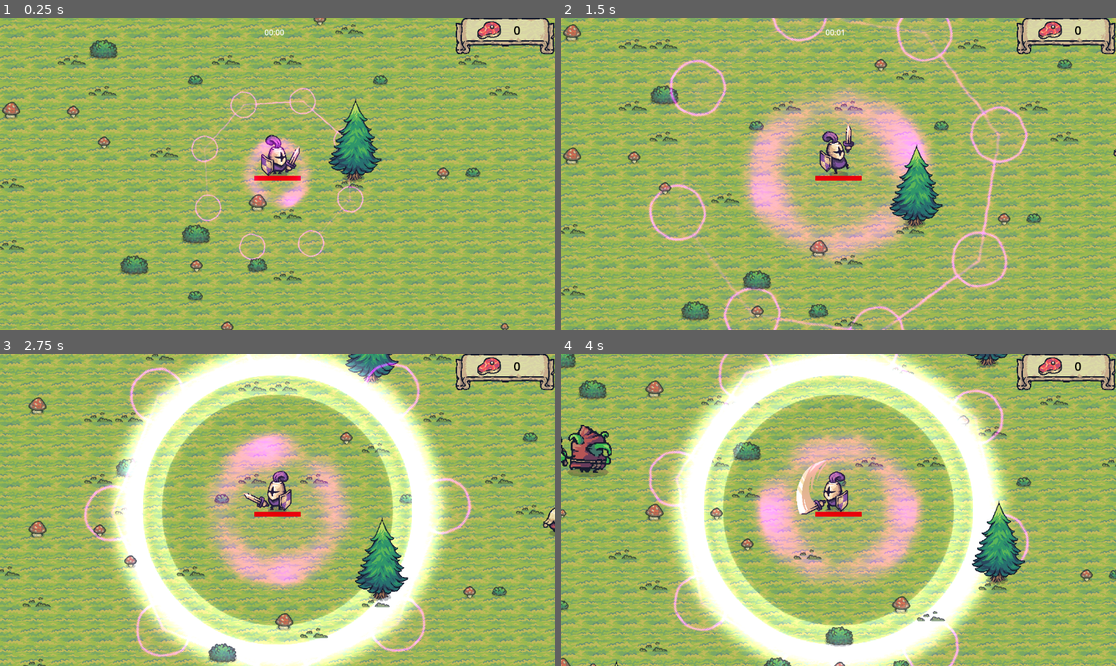
Above: before the commit, frames 1-4 (two rows, left to right).
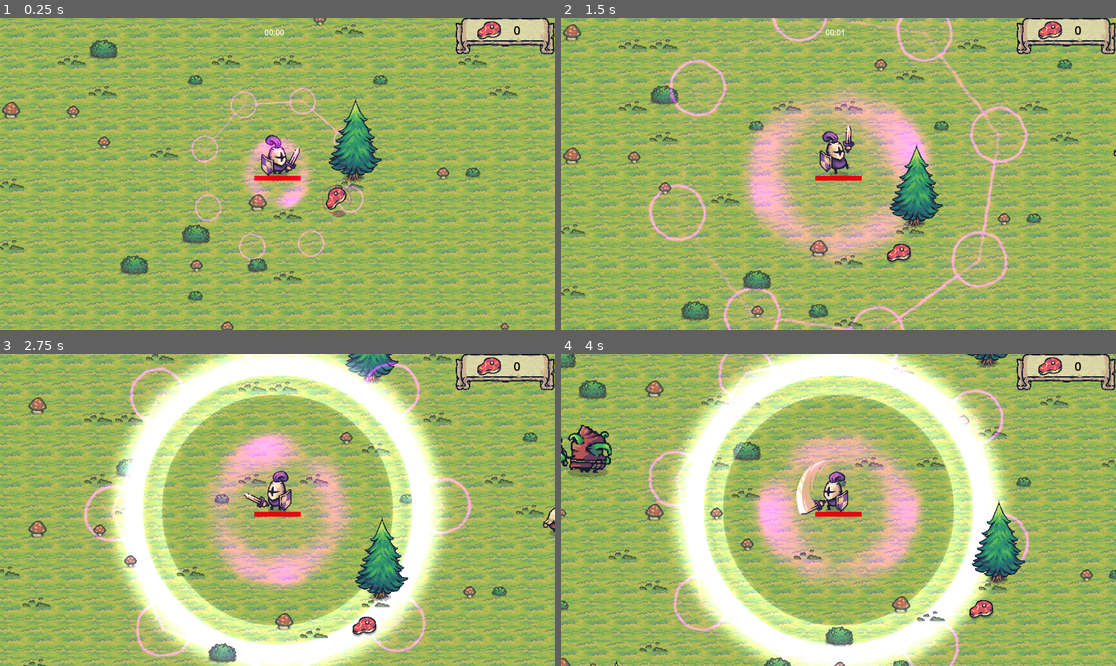
Above: after the commit, the same moments.

Repository: VBrunello/dio-trilha-godot
Game: Godot game, scene res://scenes/main.tscn
Two runs of this game, one before a commit and one after it. Both use one fixed random seed, a clock stepped at 60 frames per second and the inputs below.
Inputs:
- Up to frame 1 (0.25 s): no input
- Up to frame 2 (1.5 s): hold W (move_up) from 0.53 s (still down); tap Space (attack) at 0.6, 1.35 s
- Up to frame 3 (2.75 s): release W (move_up) at 2.03 s; hold A (move_left) from 2.03 s (still down); tap Space (attack) at 2.1 s
- Up to frame 4 (4 s): tap Space (attack) at 2.85, 3.6 s; release A (move_left) at 3.53 s; hold S (move_down) from 3.53 s (still down)

The runs differ from the first frame. In frame 1, 0.3% of the frame differs, in the area x 58-64%, y 53-64%; in frame 2, 0.2%; in frame 3, 0.2%; in frame 4, 0.2%.

Commit message:
Atualizado projeto Tiny Swords
- Áudio acrescentado

Diff:
--- /dev/null
+++ b/tiny-swords/scenes/audio_manager.tscn
@@ -0,0 +1,16 @@
+[gd_scene load_steps=4 format=3 uid="uid://8aftu6jbmgt6"]
+
+[ext_resource type="AudioStream" uid="uid://cbrlc1phsow1k" path="res://sounds/pickup-meat.wav" id="1_2vnm0"]
+[ext_resource type="AudioStream" uid="uid://dh1j4chj0d71t" path="res://sounds/hit-hurt-player.wav" id="2_pdlxf"]
+[ext_resource type="AudioStream" uid="uid://5yme3c3txfyq" path="res://sounds/hit-hurt-enemy.wav" id="3_e7820"]
+
+[node name="AudioManager" type="Node"]
+
+[node name="PickupSound" type="AudioStreamPlayer" parent="."]
+stream = ExtResource("1_2vnm0")
+
+[node name="DamagePlayerSound" type="AudioStreamPlayer" parent="."]
+stream = ExtResource("2_pdlxf")
+
+[node name="DamageEnemySound" type="AudioStreamPlayer" parent="."]
+stream = ExtResource("3_e7820")
--- a/tiny-swords/scenes/main.tscn
+++ b/tiny-swords/scenes/main.tscn
@@ -18,6 +18,8 @@
 [ext_resource type="Script" path="res://scripts/difficulty-system.gd" id="14_5afpn"]
 [ext_resource type="Texture2D" uid="uid://v2xfa44rfgst" path="res://addons/Tiny Swords/Deco/09.png" id="14_8rboc"]
 [ext_resource type="PackedScene" uid="uid://dxntgoex1mf1b" path="res://scenes/tree.tscn" id="16_wo0f3"]
+[ext_resource type="PackedScene" uid="uid://bdj1iqismvdjo" path="res://scenes/meat.tscn" id="19_nybqk"]
+[ext_resource type="PackedScene" uid="uid://8aftu6jbmgt6" path="res://scenes/audio_manager.tscn" id="20_m172c"]
 
 [sub_resource type="TileSetAtlasSource" id="TileSetAtlasSource_08jpo"]
 texture = ExtResource("5_wuv4x")
@@ -270,3 +272,8 @@
 rotation = 1.5708
 shape = SubResource("RectangleShape2D_gfcuo")
 debug_color = Color(0.994312, 0, 0.224103, 0.42)
+
+[node name="Meat" parent="." instance=ExtResource("19_nybqk")]
+position = Vector2(708, 439)
+
+[node name="AudioManager" parent="." instance=ExtResource("20_m172c")]
--- a/tiny-swords/scenes/ritual.tscn
+++ b/tiny-swords/scenes/ritual.tscn
@@ -1,9 +1,73 @@
-[gd_scene load_steps=10 format=3 uid="uid://ctvnvmow284fe"]
+[gd_scene load_steps=11 format=3 uid="uid://ctvnvmow284fe"]
 
 [ext_resource type="Texture2D" uid="uid://bg3vty3njeiof" path="res://addons/PNG (Transparent)/circle_03.png" id="1_5mpcx"]
 [ext_resource type="Script" path="res://scripts/ritual.gd" id="1_llhxs"]
 [ext_resource type="Texture2D" uid="uid://bmbxybsiksvot" path="res://addons/PNG (Transparent)/light_02.png" id="2_8tf8b"]
 [ext_resource type="Texture2D" uid="uid://bx2a26tlvblmx" path="res://addons/PNG (Transparent)/magic_02.png" id="3_ej5wx"]
+[ext_resource type="AudioStream" uid="uid://cro1dj1sl06wl" path="res://sounds/magic-use.wav" id="5_eln65"]
+
+[sub_resource type="Animation" id="Animation_y8go2"]
+length = 0.001
+tracks/0/type = "value"
+tracks/0/imported = false
+tracks/0/enabled = true
+tracks/0/path = NodePath("Images/Magic02:rotation")
+tracks/0/interp = 1
+tracks/0/loop_wrap = true
+tracks/0/keys = {
+"times": PackedFloat32Array(0),
+"transitions": PackedFloat32Array(1),
+"update": 0,
+"values": [0.0]
+}
+tracks/1/type = "value"
+tracks/1/imported = false
+tracks/1/enabled = true
+tracks/1/path = NodePath("Images:scale")
+tracks/1/interp = 1
+tracks/1/loop_wrap = true
+tracks/1/keys = {
+"times": PackedFloat32Array(0),
+"transitions": PackedFloat32Array(1),
+"update": 0,
+"values": [Vector2(1e-05, 1e-05)]
+}
+tracks/2/type = "value"
+tracks/2/imported = false
+tracks/2/enabled = true
+tracks/2/path = NodePath("Images/Circle03:modulate")
+tracks/2/interp = 1
+tracks/2/loop_wrap = true
+tracks/2/keys = {
+"times": PackedFloat32Array(0),
+"transitions": PackedFloat32Array(1),
+"update": 0,
+"values": [Color(1, 1, 1, 1)]
+}
+tracks/3/type = "value"
+tracks/3/imported = false
+tracks/3/enabled = true
+tracks/3/path = NodePath("Images/Light02:rotation")
+tracks/3/interp = 1
+tracks/3/loop_wrap = true
+tracks/3/keys = {
+"times": PackedFloat32Array(0),
+"transitions": PackedFloat32Array(1),
+"update": 0,
+"values": [0.0]
+}
+tracks/4/type = "value"
+tracks/4/imported = false
+tracks/4/enabled = true
+tracks/4/path = NodePath("Images/Light02:scale")
+tracks/4/interp = 1
+tracks/4/loop_wrap = true
+tracks/4/keys = {
+"times": PackedFloat32Array(0),
+"transitions": PackedFloat32Array(1),
+"update": 0,
+"values": [Vector2(0.73, 0.73)]
+}
 
 [sub_resource type="Animation" id="Animation_10j4k"]
 resource_name = "default"
@@ -108,68 +172,19 @@
 "method": &"queue_free"
 }]
 }
-
-[sub_resource type="Animation" id="Animation_y8go2"]
-length = 0.001
-tracks/0/type = "value"
-tracks/0/imported = false
-tracks/0/enabled = true
-tracks/0/path = NodePath("Images/Magic02:rotation")
-tracks/0/interp = 1
-tracks/0/loop_wrap = true
-tracks/0/keys = {
-"times": PackedFloat32Array(0),
-"transitions": PackedFloat32Array(1),
-"update": 0,
-"values": [0.0]
-}
-tracks/1/type = "value"
-tracks/1/imported = false
-tracks/1/enabled = true
-tracks/1/path = NodePath("Images:scale")
-tracks/1/interp = 1
-tracks/1/loop_wrap = true
-tracks/1/keys = {
-"times": PackedFloat32Array(0),
-"transitions": PackedFloat32Array(1),
-"update": 0,
-"values": [Vector2(1e-05, 1e-05)]
-}
-tracks/2/type = "value"
-tracks/2/imported = false
-tracks/2/enabled = true
-tracks/2/path = NodePath("Images/Circle03:modulate")
-tracks/2/interp = 1
-tracks/2/loop_wrap = true
-tracks/2/keys = {
-"times": PackedFloat32Array(0),
-"transitions": PackedFloat32Array(1),
-"update": 0,
-"values": [Color(1, 1, 1, 1)]
-}
-tracks/3/type = "value"
-tracks/3/imported = false
-tracks/3/enabled = true
-tracks/3/path = NodePath("Images/Light02:rotation")
-tracks/3/interp = 1
-tracks/3/loop_wrap = true
-tracks/3/keys = {
-"times": PackedFloat32Array(0),
-"transitions": PackedFloat32Array(1),
-"update": 0,
-"values": [0.0]
-}
-tracks/4/type = "value"
-tracks/4/imported = false
-tracks/4/enabled = true
-tracks/4/path = NodePath("Images/Light02:scale")
-tracks/4/interp = 1
-tracks/4/loop_wrap = true
-tracks/4/keys = {
-"times": PackedFloat32Array(0),
-"transitions": PackedFloat32Array(1),
-"update": 0,
-"values": [Vector2(0.73, 0.73)]
+tracks/7/type = "method"
+tracks/7/imported = false
+tracks/7/enabled = true
+tracks/7/path = NodePath(".")
+tracks/7/interp = 1
+tracks/7/loop_wrap = true
+tracks/7/keys = {
+"times": PackedFloat32Array(0.5),
+"transitions": PackedFloat32Array(1),
+"values": [{
+"args": [],
+"method": &"_play_ritual_sound"
+}]
 }
 
 [sub_resource type="AnimationLibrary" id="AnimationLibrary_wd6hr"]
@@ -217,3 +232,6 @@
 
 [node name="CollisionShape2D" type="CollisionShape2D" parent="Area2D"]
 shape = SubResource("CircleShape2D_qrabv")
+
+[node name="RitualSound" type="AudioStreamPlayer" parent="."]
+stream = ExtResource("5_eln65")
--- a/tiny-swords/scripts/enemy.gd
+++ b/tiny-swords/scripts/enemy.gd
@@ -2,6 +2,7 @@
 extends Node2D
 
 @onready var damageDigitMarker = $DamageDigitMarker
+@onready var audioPlayer: Node = $"../AudioManager"
 
 @export_category("Life and Damage")
 @export var deathPrefab: PackedScene
@@ -19,6 +20,8 @@
 
 func _damage(amount: int):
 	health -= amount
+	var playSound = audioPlayer.get_child(2)
+	playSound.play(0.0)
 
 	modulate = Color.RED
 	var tween = create_tween()
--- a/tiny-swords/scripts/life-regenerator.gd
+++ b/tiny-swords/scripts/life-regenerator.gd
@@ -1,9 +1,12 @@
 extends Node2D
 
+@onready var audioPlayer: Node = $"../AudioManager"
 @export var regenerationAmount: int = 10
 
 func _on_area_2d_body_entered(body):
 	if body.is_in_group("player"):
+		var playAudio = audioPlayer.get_child(0)
+		playAudio.play(0.0)
 		var player: Player = body
 		player._heal(regenerationAmount)
 		player.meatCollected.emit(regenerationAmount)
--- a/tiny-swords/scripts/player.gd
+++ b/tiny-swords/scripts/player.gd
@@ -8,6 +8,7 @@
 @onready var hitBoxArea: Area2D = $HitboxArea
 @onready var hitBoxCooldown: Timer = $HitboxCooldown
 @onready var healthProgressBar: ProgressBar = $HealthProgressBar
+@onready var audioPlayer: Node = $"../AudioManager"
 
 @export_category("Movement")
 @export var speed: float = 300
@@ -34,11 +35,15 @@
 var canBeDamaged: bool = true
 var ritualCooldown: float = 0.0
 
+var damageSound
+var magicSound
+
 signal meatCollected(value: int)
 
 func _ready():
 	GameManager.player = self
 	meatCollected.connect(func(value: int): GameManager.meatCounter += 1)
+	damageSound = audioPlayer.get_child(1)
 
 func _process(delta):
 	GameManager.playerPosition = position
@@ -162,6 +167,7 @@
 func _damage(amount: int):
 	if health <= 0: return
 	health -= amount
+	damageSound.play(0.0)
 
 	modulate = Color.RED
 	var tween = create_tween()
--- a/tiny-swords/scripts/ritual.gd
+++ b/tiny-swords/scripts/ritual.gd
@@ -1,6 +1,7 @@
 extends Node2D
 
 @onready var area2d: Area2D = $Area2D
+@onready var ritualSound: AudioStreamPlayer = $RitualSound
 
 @export var damageAmount: int = 1
 
@@ -11,3 +12,6 @@
 		if body.is_in_group("enemies"):
 			var enemy: Enemy = body
 			enemy._damage(damageAmount)
+
+func _play_ritual_sound():
+	ritualSound.play(0.0)
Not shown: 1 places in tiny-swords/scenes/main.tscn that only renumber resources
Not shown, added: tiny-swords/sounds/hit-hurt-enemy.wav.import
Not shown, added: tiny-swords/sounds/hit-hurt-player.wav.import
Not shown, added: tiny-swords/sounds/magic-use.wav.import
Not shown, added: tiny-swords/sounds/pickup-meat.wav.import
Not shown, added: tiny-swords/sounds/hit-hurt-enemy.wav
Not shown, added: tiny-swords/sounds/hit-hurt-player.wav
Not shown, added: tiny-swords/sounds/magic-use.wav
Not shown, added: tiny-swords/sounds/pickup-meat.wav
